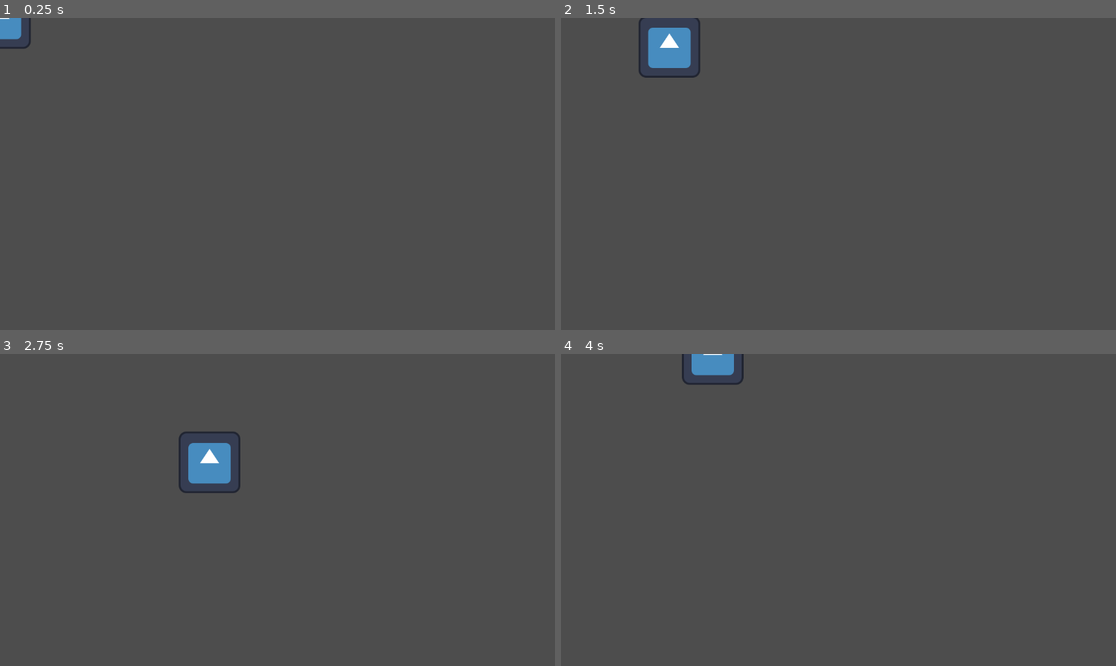
Above: before the commit, frames 1-4 (two rows, left to right).
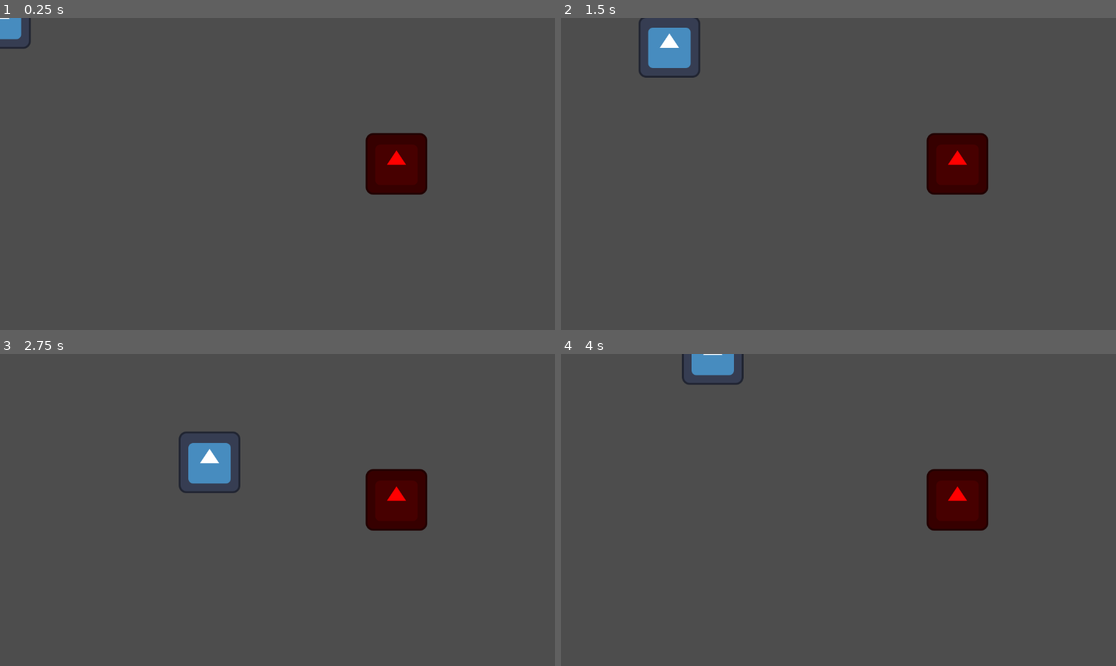
Above: after the commit, the same moments.

Repository: Lin1ux/LD58
Game: Godot game, scene res://Scene/main.tscn
Same seed, same stepped clock (60 frames per second), same inputs: the game is played once before the commit and once after it. The engine's default icon, where the game draws it, is replaced by a stand-in: a white triangle on a blue panel in a dark square.
Inputs:
- Up to frame 1 (0.25 s): no input
- Up to frame 2 (1.5 s): tap Enter at 0.5 s; hold Right (ui_right) 0.53-1.28 s; hold Down (ui_down) from 1.28 s (still down)
- Up to frame 3 (2.75 s): release Down (ui_down) at 2.03 s; hold Right (ui_right) from 2.03 s (still down)
- Up to frame 4 (4 s): release Right (ui_right) at 2.78 s; hold Up (ui_up) 2.78-3.53 s; hold Left (ui_left) from 3.53 s (still down)

The runs differ from the first frame. In frame 1, 2.2% of the frame differs, in the area x 65-77%, y 36-57%; in frame 2, 2.2%; in frame 3, 2.2%; in frame 4, 2.2%.

Commit message:
add enemy range

Diff:
--- /dev/null
+++ b/Enemies/basic_melee/enemy.gd
@@ -0,0 +1,11 @@
+extends CharacterBody2D
+
+var player_in_range : bool = false
+
+func _on_area_2d_body_entered(body: Node2D) -> void:
+	player_in_range = true
+	print("Player In")
+
+func _on_area_2d_body_exited(body: Node2D) -> void:
+	player_in_range = false
+	print("Player Out")
--- /dev/null
+++ b/Enemies/basic_melee/melee_enemy.tscn
@@ -0,0 +1,29 @@
+[gd_scene load_steps=5 format=3 uid="uid://dej585mgualc8"]
+
+[ext_resource type="Texture2D" uid="uid://4xv7ag7w05ot" path="res://icon.svg" id="1_jqf5h"]
+[ext_resource type="Script" uid="uid://c8inq07s68024" path="res://Enemies/basic_melee/enemy.gd" id="1_qlm1k"]
+
+[sub_resource type="RectangleShape2D" id="RectangleShape2D_r34rm"]
+size = Vector2(128, 128)
+
+[sub_resource type="CircleShape2D" id="CircleShape2D_334mp"]
+radius = 330.1515
+
+[node name="MeleeEnemy" type="CharacterBody2D"]
+script = ExtResource("1_qlm1k")
+
+[node name="Sprite2D" type="Sprite2D" parent="."]
+self_modulate = Color(1, 0, 0, 1)
+texture = ExtResource("1_jqf5h")
+
+[node name="CollisionShape2D" type="CollisionShape2D" parent="."]
+shape = SubResource("RectangleShape2D_r34rm")
+
+[node name="Area2D" type="Area2D" parent="."]
+
+[node name="CollisionShape2D" type="CollisionShape2D" parent="Area2D"]
+shape = SubResource("CircleShape2D_334mp")
+debug_color = Color(0.36078432, 0.5803922, 0.5803922, 0.12941177)
+
+[connection signal="body_entered" from="Area2D" to="." method="_on_area_2d_body_entered"]
+[connection signal="body_exited" from="Area2D" to="." method="_on_area_2d_body_exited"]
--- /dev/null
+++ b/Player/player.tscn
@@ -0,0 +1,16 @@
+[gd_scene load_steps=4 format=3 uid="uid://ctxp0xi8dehf3"]
+
+[ext_resource type="Script" uid="uid://c64x6b7ocwvt3" path="res://Player/player_movement.gd" id="1_4ntmi"]
+[ext_resource type="Texture2D" uid="uid://4xv7ag7w05ot" path="res://icon.svg" id="2_btcbx"]
+
+[sub_resource type="RectangleShape2D" id="RectangleShape2D_x02iy"]
+size = Vector2(128, 128)
+
+[node name="Player" type="CharacterBody2D"]
+script = ExtResource("1_4ntmi")
+
+[node name="CollisionShape2D" type="CollisionShape2D" parent="."]
+shape = SubResource("RectangleShape2D_x02iy")
+
+[node name="Sprite2D" type="Sprite2D" parent="."]
+texture = ExtResource("2_btcbx")
--- /dev/null
+++ b/Resources/enemy_stats.gd
@@ -0,0 +1,5 @@
+extends Resource
+
+@export var hp : int
+@export var speed : float
+@export var dmg : int
--- /dev/null
+++ b/Scene/game_info.gd
@@ -0,0 +1,12 @@
+extends Node
+
+@export var Player : CharacterBody2D
+
+# Called when the node enters the scene tree for the first time.
+func _ready() -> void:
+	pass # Replace with function body.
+
+
+# Called every frame. 'delta' is the elapsed time since the previous frame.
+func _process(delta: float) -> void:
+	pass
--- a/Scene/main.tscn
+++ b/Scene/main.tscn
@@ -1,18 +1,15 @@
 [gd_scene load_steps=4 format=3 uid="uid://cf4tw7btmygby"]
 
-[ext_resource type="Script" uid="uid://c64x6b7ocwvt3" path="res://Player/player_movement.gd" id="1_sblpm"]
-[ext_resource type="Texture2D" uid="uid://4xv7ag7w05ot" path="res://icon.svg" id="2_r34rm"]
-
-[sub_resource type="RectangleShape2D" id="RectangleShape2D_x02iy"]
-size = Vector2(128, 128)
+[ext_resource type="Script" uid="uid://g7p4wida221u" path="res://Scene/game_info.gd" id="1_r34rm"]
+[ext_resource type="PackedScene" uid="uid://ctxp0xi8dehf3" path="res://Player/player.tscn" id="2_sblpm"]
+[ext_resource type="PackedScene" uid="uid://dej585mgualc8" path="res://Enemies/basic_melee/melee_enemy.tscn" id="3_r34rm"]
 
 [node name="Scene" type="Node2D"]
 
-[node name="CharacterBody2D" type="CharacterBody2D" parent="."]
-script = ExtResource("1_sblpm")
+[node name="Game" type="Node" parent="."]
+script = ExtResource("1_r34rm")
 
-[node name="CollisionShape2D" type="CollisionShape2D" parent="CharacterBody2D"]
-shape = SubResource("RectangleShape2D_x02iy")
+[node name="Player" parent="." instance=ExtResource("2_sblpm")]
 
-[node name="Sprite2D" type="Sprite2D" parent="CharacterBody2D"]
-texture = ExtResource("2_r34rm")
+[node name="MeleeEnemy" parent="." instance=ExtResource("3_r34rm")]
+position = Vector2(823, 303)
Not shown, added: Enemies/basic_melee/enemy.gd.uid
Not shown, added: Resources/enemy_stats.gd.uid
Not shown, added: Scene/game_info.gd.uid
